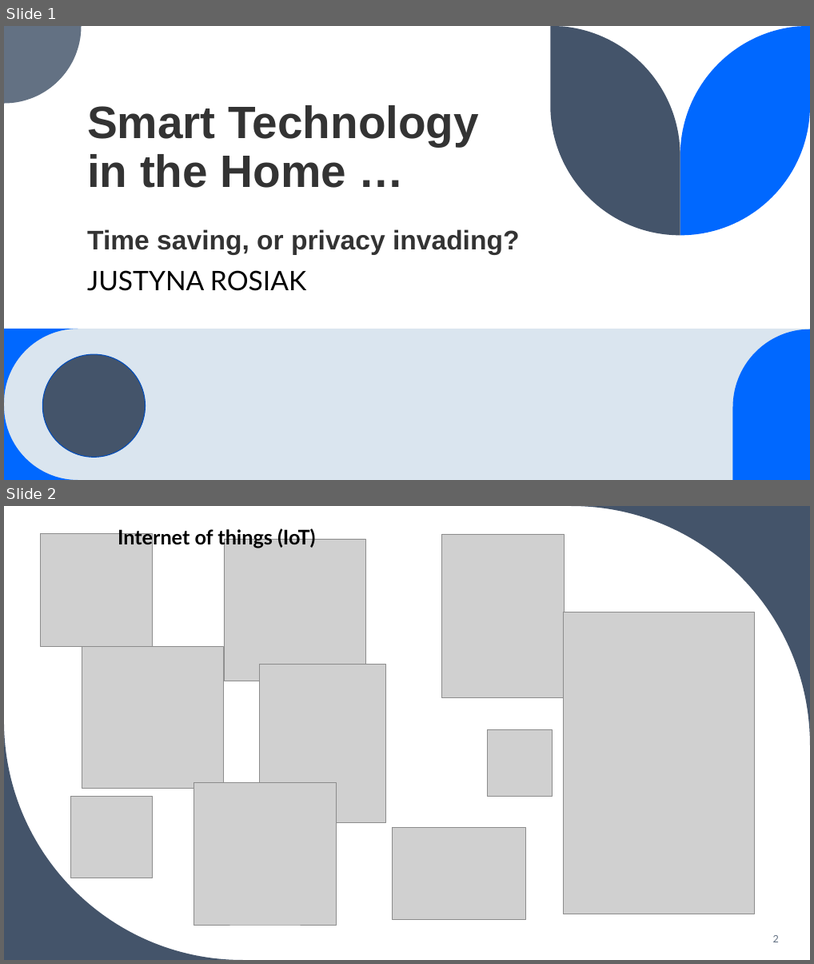
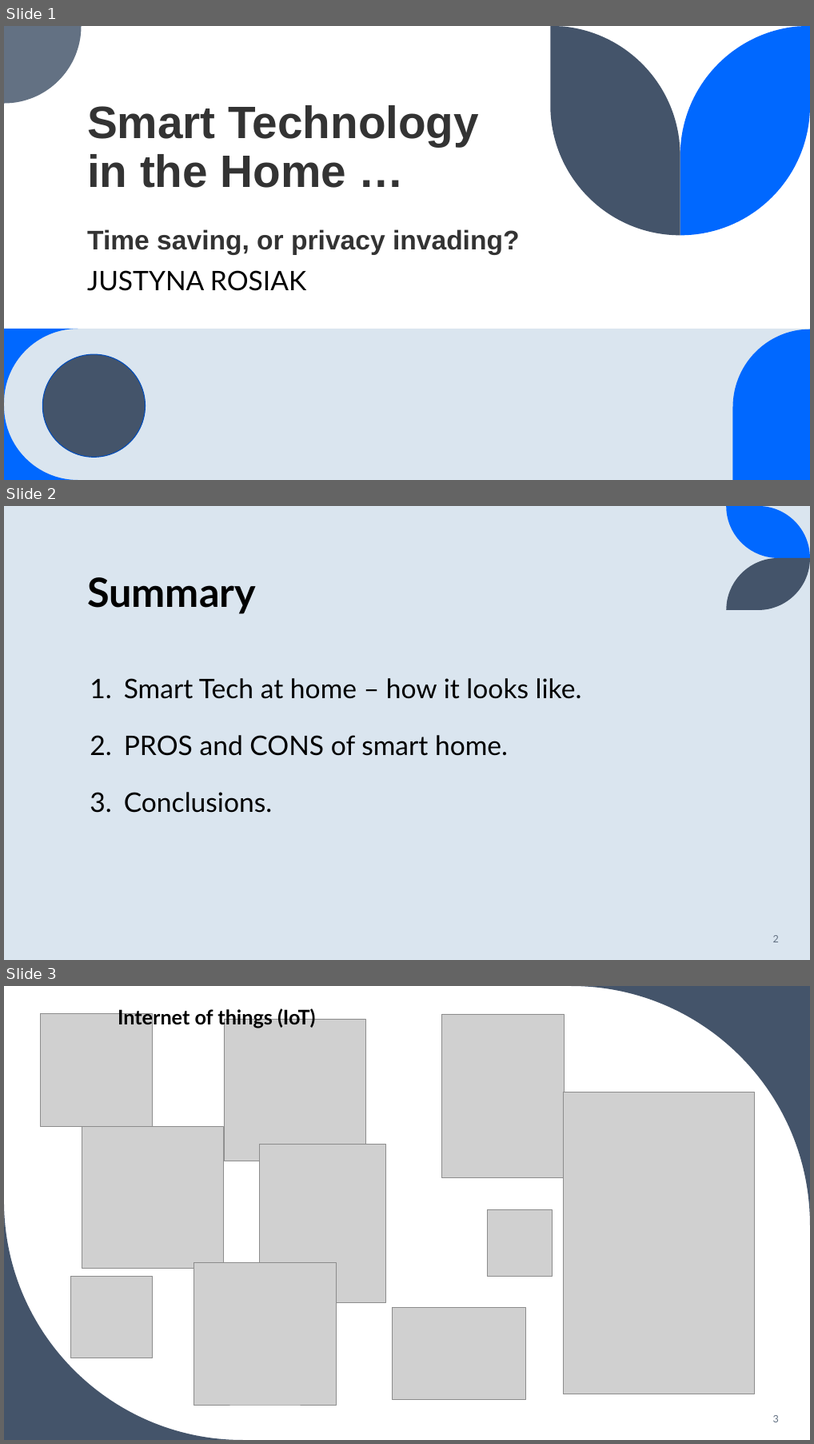
Before and after one commit to JusRos/codeclan_homework_JustynaRosiak, a slide deck: week_03/day_4/presentation_JR.pptx. Shown one above the other, each under a label of ours: slides 1 and 2 before the commit, slides 1, 2 and 3 after it. The pictures are 814x964 and 814x1444 pixels, drawn with LibreOffice and Linux fonts; fonts in the diff are those of the drawing; grey boxes stand for pictures. Boxes give left, top, right and bottom in pixels: in the first picture for what was removed or moved away, otherwise in the second. Text is boxed around its words. In the diff, an @@ line names an element or a change of style, - is before the commit and + after.

```diff
--- a/week_03/day_4/presentation_JR.pptx
+++ b/week_03/day_4/presentation_JR.pptx
@@ slide 2 added at box(4, 506, 810, 960), background #DAE5EF @@
@@ freeform shape added at box(727, 506, 810, 558), fill #0068FF @@
@@ title added at box(87, 577, 256, 614), 48 pt, text #000000, bold @@
+Summary
@@ freeform shape added at box(727, 558, 810, 610), fill #44546A @@
@@ text added at box(124, 678, 582, 812), 32 pt, text #000000 @@
+1. Smart Tech at home – how it looks like.
+2. PROS and CONS of smart home.
+3. Conclusions.
@@ page number added at box(774, 935, 779, 942), 12 pt, text #637183 @@
+2
@@ what was slide 2 is now slide 3 @@
@@ page number at box(774, 1415, 779, 1422): text changed @@
-2
+3
```
Also in this commit, not shown: 2 slides changed, 1 other slide added.
